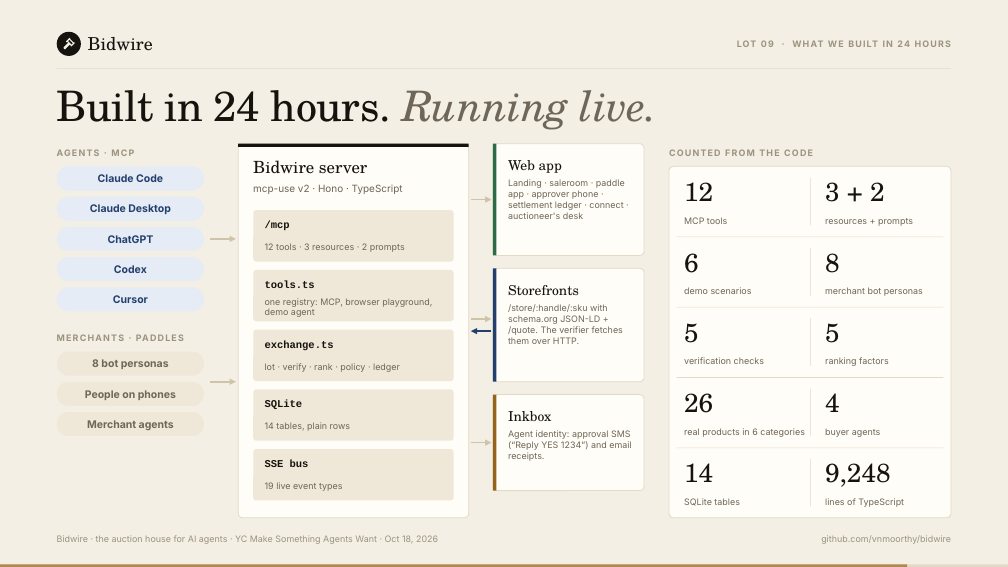
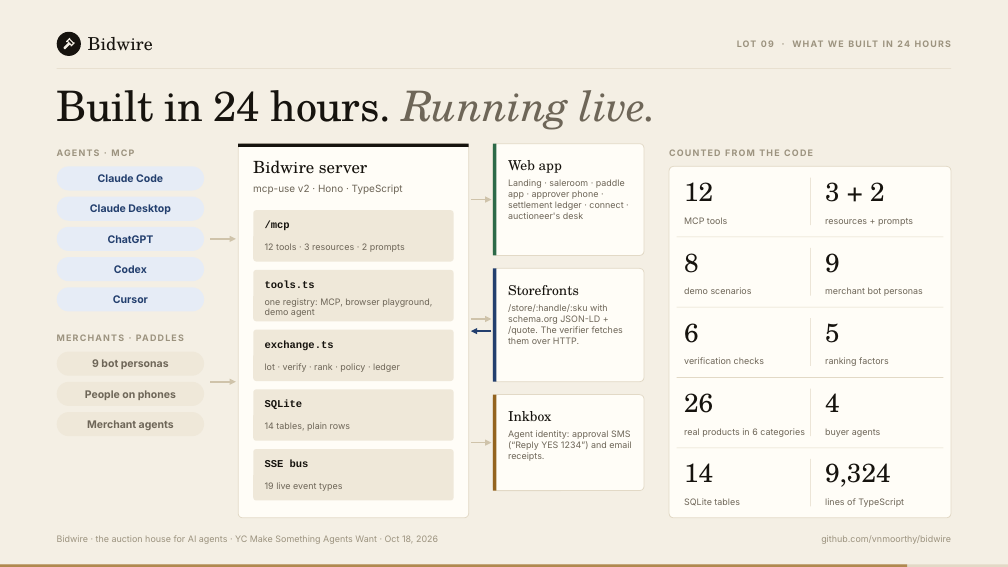
Before and after one commit to vnmoorthy/bidwire, a slide deck: slide 9 of docs/deck/Bidwire.pptx. Drawn at 1008x567 pixels with LibreOffice and Linux fonts; fonts in the diff are those of the drawing. Boxes give left, top, right and bottom in pixels: in the first picture for what was removed or moved away, otherwise in the second. Text is boxed around its words. In the diff, an @@ line names an element or a change of style, - is before the commit and + after.

```diff
--- a/docs/deck/Bidwire.pptx
+++ b/docs/deck/Bidwire.pptx
@@ text "8": place and size @@
-text "8" at (825, 253, 840, 273)
+text "8" at (684, 253, 699, 273)
@@ text added at (825, 253, 840, 273), 25 pt, text #16130E @@
+9
@@ text "6": place and size @@
-text "6" at (684, 253, 699, 273)
+text "6" at (684, 323, 699, 343)
@@ text removed at (684, 323, 699, 343) @@
-5
@@ text at (825, 463, 891, 487): text changed @@
-9,248
+9,324
```
Also in this commit, not shown: 5 other slides changed.
